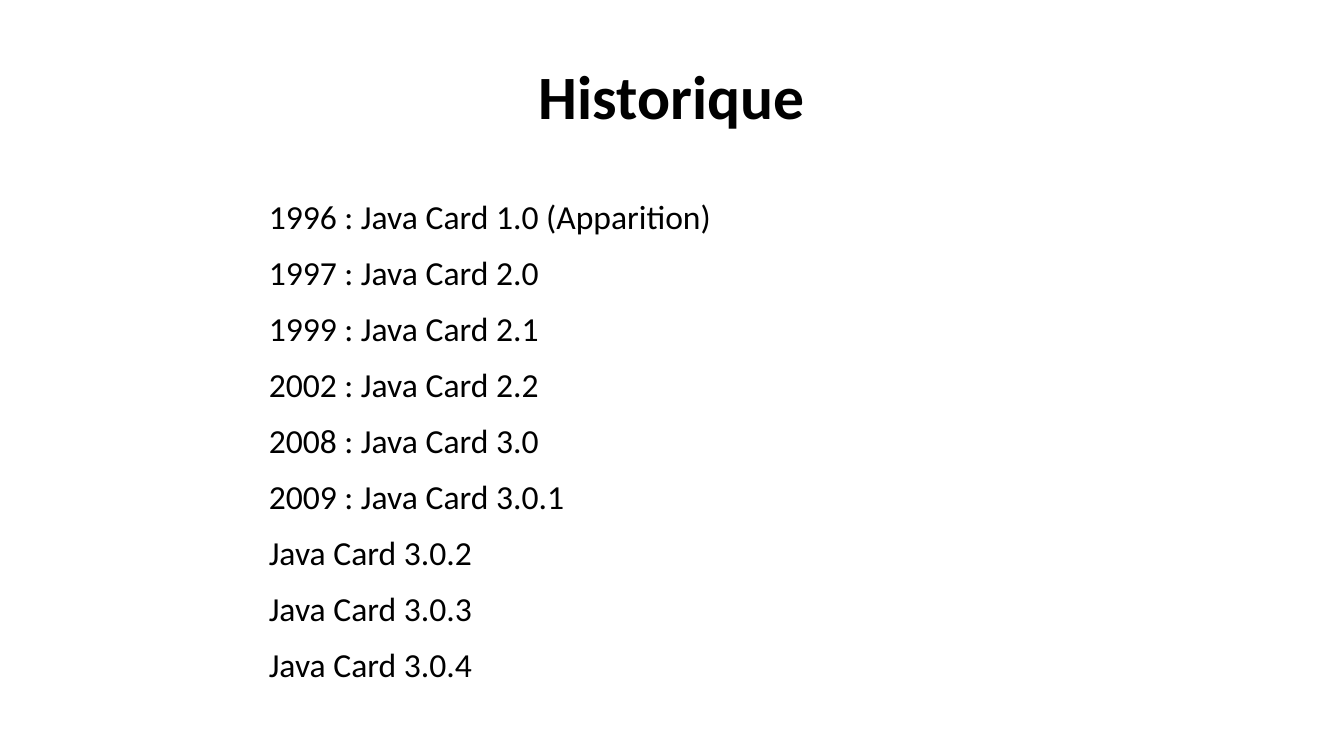
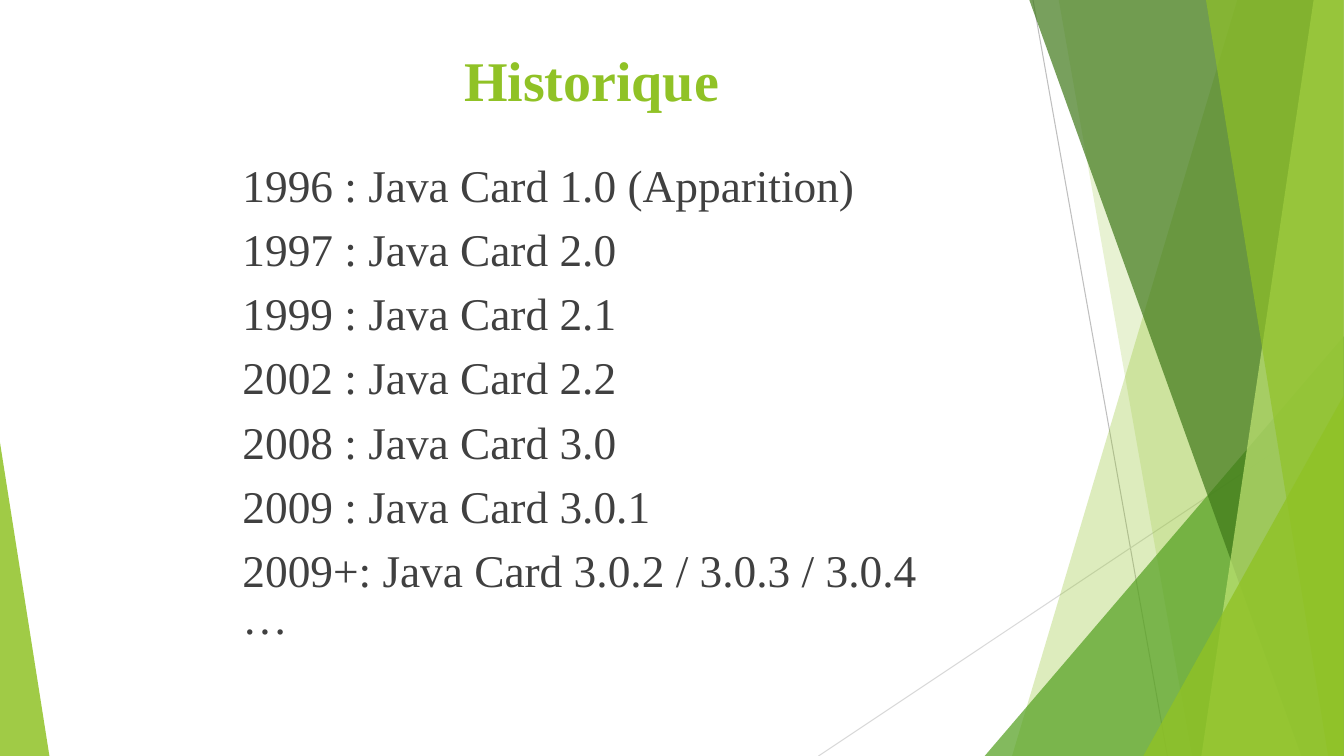
Before and after one commit to ElieKassis/Java-Card, a slide deck: slide 5 of Java.pptx (slide 2 before the commit). Drawn at 1344x756 pixels with LibreOffice and Linux fonts; fonts in the diff are those of the drawing. Boxes give left, top, right and bottom in pixels: in the first picture for what was removed or moved away, otherwise in the second. Text is boxed around its words. In the diff, an @@ line names an element or a change of style, - is before the commit and + after.

```diff
--- a/Java.pptx
+++ b/Java.pptx
@@ title "Historique": place and size @@
-title "Historique" at [539,75,805,129]
+title "Historique" at [464,62,719,111]
@@ title "Historique" at [464,62,719,111]: size 44 to 40 pt, font Calibri to Times New Roman, text colour #000000 to #90C226; line spacing 0.9 to 1; vertical alignment middle to top @@
@@ text "1996 : Java Card 1.0 ...": place and size @@
-text "1996 : Java Card 1.0 ..." at [269,204,711,678]
+text "1996 : Java Card 1.0 ..." at [242,170,917,588]
@@ text at [242,170,855,524]: size 24 to 32.4 pt, font Calibri to Times New Roman, text colour #000000 to #404040 in "1996 : Java Card 1.0 (Apparition)", "1997 : Java Card 2.0", "1999 : Java Card 2.1", "2002 : Java Card 2.2" and 2 more places; line spacing 0.97 to 0.87 @@
@@ group added at [0,0,1344,756]: 5 freeform shapes, 3 triangles, 2 lines @@
@@ text at [242,555,917,588]: text changed; size 24 to 32.4 pt; font Calibri to Times New Roman; text colour #000000 to #404040 @@
-Java Card 3.0.2
-Java Card 3.0.3
-Java Card 3.0.4
+2009+: Java Card 3.0.2 / 3.0.3 / 3.0.4 …
```
Also in this commit, not shown: 3 other slides changed, 14 slides added, 2 slides removed.
